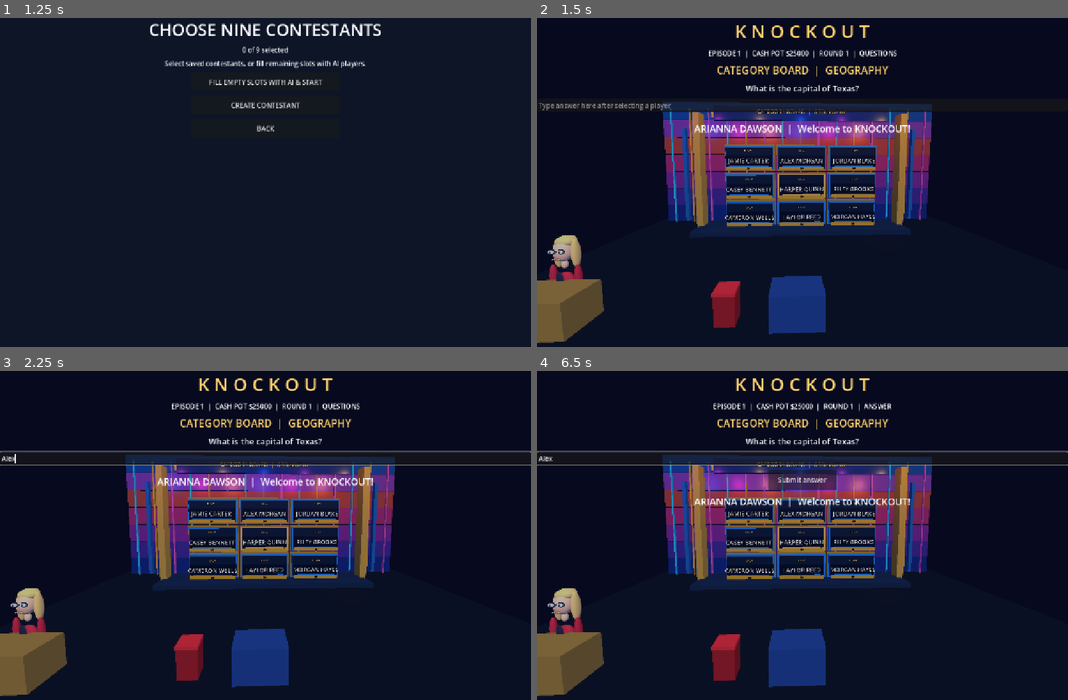
Above: before the commit, frames 1-4 (two rows, left to right).
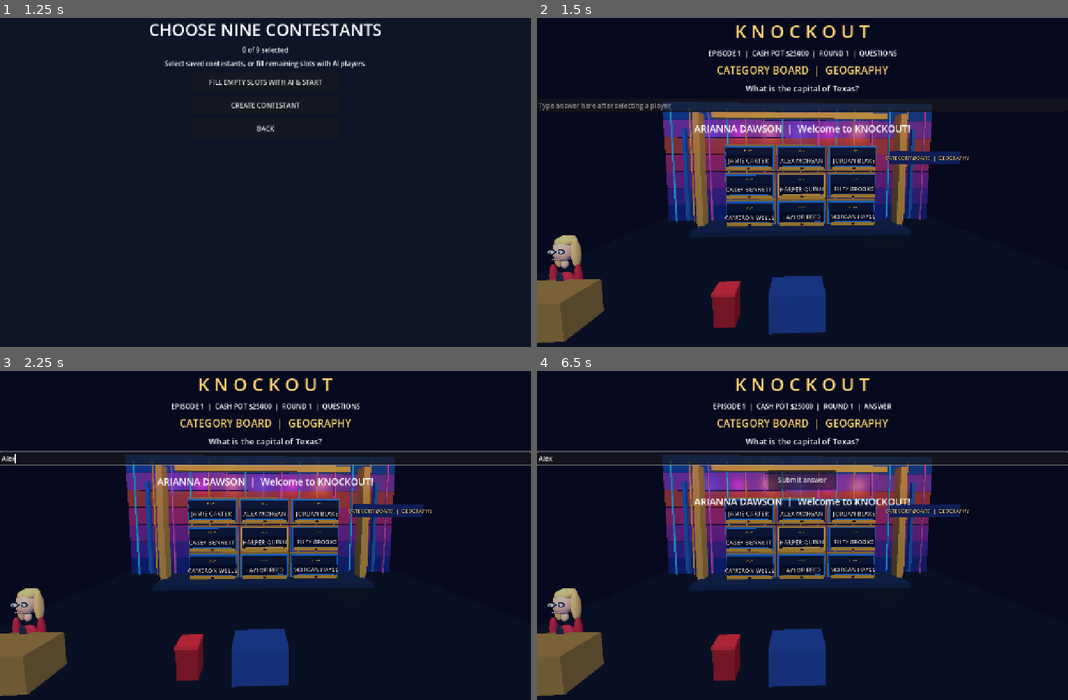
Above: after the commit, the same moments.

Repository: Becksploder2/Knockout
Game: Godot game, scene res://scenes/launcher.tscn
Same seed, same stepped clock (60 frames per second), same inputs: the game is played once before the commit and once after it.
Inputs (mouse positions are in pixels of both pictures, inside the frame that each line leads up to):
- Up to frame 1 (1.25 s): click "PLAY KNOCKOUT" at 0.5 s
- Up to frame 2 (1.5 s): click "FILL EMPTY SLOTS WITH AI & ST…" at 1.25 s
- Up to frame 3 (2.25 s): click (265, 459) at 2.02 s; type "Alex" at 2.1 s
- Up to frame 4 (6.5 s): tap Enter at 2.75, 4.25, 5.75 s; tap Space at 3.5, 5 s

Frame 1 is identical in both runs. In frame 2, 1.5% of the frame differs, in the area x 33-82%, y 27-45%; in frame 3, 1.5%; in frame 4, 1.4%.

Commit message:
Support concept-art textures for Arianna and studio wall; move category display to right with procedural fallback

Diff:
--- a/Main.gd
+++ b/Main.gd
@@ -931,13 +931,13 @@
 			square_status_labels.append(statusplate)
 	# Physical category display mounted above the contestant bays.
 	stage_category_board = Label3D.new()
-	stage_category_board.position = Vector3(0, 11.2, -7.0)
+	stage_category_board.position = Vector3(12.0, 7.0, -7.0)
 	stage_category_board.pixel_size = 0.008
 	stage_category_board.font_size = 62
 	stage_category_board.outline_size = 12
 	stage_category_board.modulate = Color("#ffe18d")
 	studio_root.add_child(stage_category_board)
-	_studio_box(Vector3(0, 11.1, -7.4), Vector3(16.2, 1.3, 0.25), Color("#152c70"))
+	_studio_box(Vector3(12.0, 7.0, -7.4), Vector3(6.8, 1.3, 0.25), Color("#152c70"))
 	# Refresh 3D nameplates after the stage is constructed.
 	render()
 	# Downstage podiums, deliberately separated from the contestant wall.
@@ -946,7 +946,10 @@
 	_studio_box(Vector3(-3.5, 1.36, 5), Vector3(0.9, 0.15, 0.9), Color("#ff3344"))
 	_studio_box(Vector3(-0.6, 0.6, 5), Vector3(2.2, 1.7, 1.5), Color("#244aa2"))
 	# Arianna Dawson: procedural 3D host avatar, visible behind the left podium.
-	_build_arianna_avatar(Vector3(-10.8, 0.0, 4.0))
+	if not _studio_texture_panel("res://knockout_concept_assets/arianna_concept.png", Vector3(-10.8, 2.1, 4.0), Vector2(2.5, 3.5), true):
+		_build_arianna_avatar(Vector3(-10.8, 0.0, 4.0))
+	_studio_texture_panel("res://knockout_concept_assets/contestant_wall.png", Vector3(0, 5.6, -8.65), Vector2(16.0, 10.0), false)
+	_studio_texture_panel("res://knockout_concept_assets/category_wall.png", Vector3(12.0, 4.5, -8.7), Vector2(6.5, 9.0), false)
 
 func _studio_box(pos: Vector3, dimensions: Vector3, color: Color) -> void:
 	var node := MeshInstance3D.new()
@@ -1004,3 +1007,26 @@
 	for tooth in range(4):
 		_avatar_ellipsoid(host, Vector3(-0.12 + tooth * 0.08, 2.44, 0.35), Vector3(0.057, 0.055, 0.022), Color("#f8f7ef"))
 	_avatar_ellipsoid(host, Vector3(0, 2.44, 0.37), Vector3(0.25, 0.012, 0.016), Color("#b0b6c2"))
+
+# Loads optional real concept-art textures when the supplied assets folder is
+# copied into the Godot project. The procedural set remains a safe fallback.
+func _studio_texture_panel(path: String, center: Vector3, dimensions: Vector2, transparent: bool) -> bool:
+	if not ResourceLoader.exists(path):
+		return false
+	var texture := load(path) as Texture2D
+	if texture == null:
+		return false
+	var panel := MeshInstance3D.new()
+	var quad := QuadMesh.new()
+	quad.size = dimensions
+	panel.mesh = quad
+	panel.position = center
+	var mat := StandardMaterial3D.new()
+	mat.albedo_texture = texture
+	mat.shading_mode = BaseMaterial3D.SHADING_MODE_UNSHADED
+	mat.cull_mode = BaseMaterial3D.CULL_DISABLED
+	if transparent:
+		mat.transparency = BaseMaterial3D.TRANSPARENCY_ALPHA
+	panel.material_override = mat
+	studio_root.add_child(panel)
+	return true
